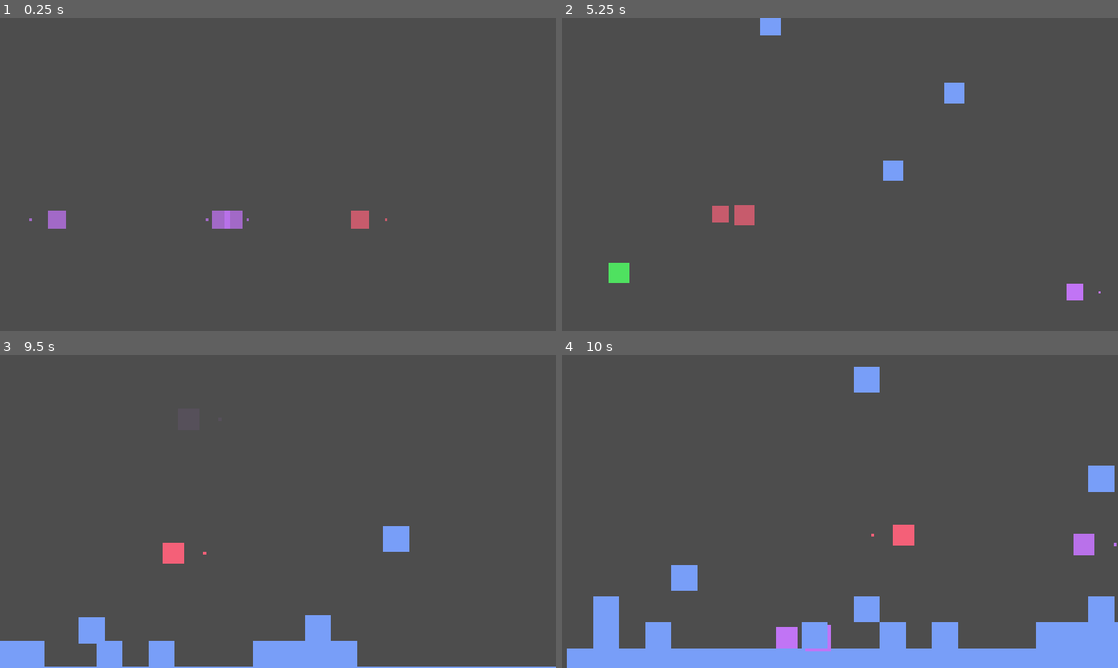
Above: before the commit, frames 1-4 (two rows, left to right).
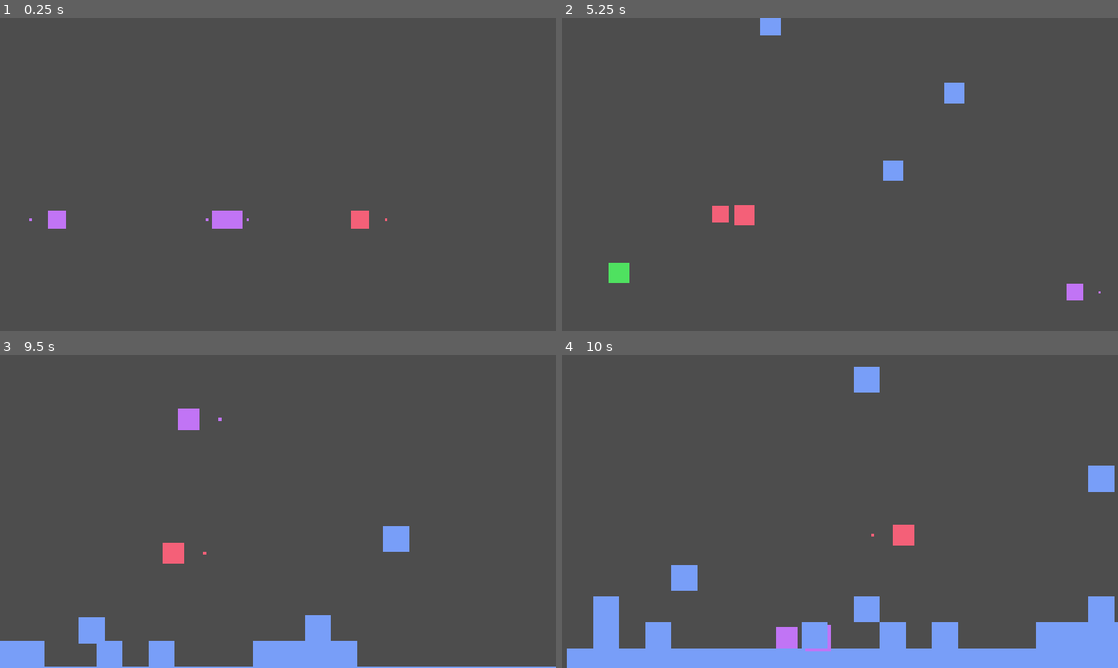
Above: after the commit, the same moments.

Repository: itsMapleLeaf/tfbg
Game: Godot game, scene res://game/game.tscn
Same seed, same stepped clock (60 frames per second), same inputs: the game is played once before the commit and once after it.
Inputs:
- Up to frame 1 (0.25 s): no input
- Up to frame 2 (5.25 s): hold X (grab) 0.53-1.28 s; hold Right (right) 0.53-2.03 s; tap Z (jump) at 0.77, 1.52, 3.02, 3.77, 4.52 s; tap X (grab) at 1.35, 2.85, 4.35 s; hold Left (left) 2.03-2.78 s; hold X (grab) 2.03-2.78 s; hold Right (right) 2.78-4.28 s; hold X (grab) 3.53-4.28 s; hold Left (left) 4.28-5.03 s; hold Right (right) from 5.03 s (still down); hold X (grab) from 5.03 s (still down)
- Up to frame 3 (9.5 s): release Right (right) at 5.78 s; release X (grab) at 5.78 s; hold Left (left) 5.78-7.28 s; tap X (grab) at 5.85, 7.35, 8.85 s; tap Z (jump) at 6.02, 6.77, 7.52, 9.02 s; hold X (grab) 6.53-7.28 s; hold Right (right) from 7.28 s (still down); hold X (grab) 8.03-8.78 s
- Up to frame 4 (10 s): release Right (right) at 9.53 s; hold Left (left) from 9.53 s (still down); hold X (grab) from 9.53 s (still down); tap Z (jump) at 9.77 s

The runs differ from the first frame. In frame 1, 0.7% of the frame differs, in the area x 5-70%, y 61-68%; in frame 2, 0.4%; in frame 3, 0.3%; in frame 4, 0.3%.

Commit message:
add temporary invulnerability period

Diff:
--- a/game/game.gd
+++ b/game/game.gd
@@ -49,9 +49,9 @@
 	player.respawn(spawn.global_position)
 
 func _kill_player(player: Player):
-	player.kill()
-	await get_tree().create_timer(2).timeout
-	_respawn_player(player)
+	if player.kill():
+		await get_tree().create_timer(2).timeout
+		_respawn_player(player)
 
 func _update_camera(player: Player):
 	camera.look_enabled = player.is_alive
--- a/player/player.gd
+++ b/player/player.gd
@@ -7,6 +7,7 @@
 const JUMP_SPEED := 800
 const TERMINAL_VELOCITY := 2000
 const GRAB_STIFFNESS := 12
+const MAX_INVULNERABLE_TIME := 1.0
 
 enum State { IDLE, GRABBING, DEAD }
 enum Direction { LEFT = -1, RIGHT = 1 }
@@ -19,29 +20,35 @@
 var jumps := 2
 var direction := Direction.RIGHT
 var state := State.IDLE
+var invulnerable_time := MAX_INVULNERABLE_TIME
 
 @onready var grabbed_block_origin := grabbed_block.position
 
 signal block_released(position: Vector2, direction: int)
 signal found_block
 
-var is_alive:
+var is_alive: bool:
 	get: return state != State.DEAD
 
-var grabbing:
+var grabbing: bool:
 	get: return state == State.GRABBING
 
 func _process(delta: float) -> void:
 	if is_alive:
-		modulate.a = lerp(modulate.a, 1.0, delta * 5)
-
-		movement = lerp(movement, target_movement, clamp(delta * 10, 0, 1))
+		movement = lerpf(movement, target_movement, clampf(delta * 10, 0, 1))
 
 		velocity.x = movement * PLAYER_SPEED
-		velocity.y += min(GRAVITY * delta, TERMINAL_VELOCITY)
+		velocity.y += minf(GRAVITY * delta, TERMINAL_VELOCITY)
 		move_and_slide()
+
+		invulnerable_time -= delta
+
+	if not is_alive:
+		modulate.a = 0
+	elif invulnerable_time > 0:
+		modulate.a = floori(invulnerable_time / 0.1) % 2
 	else:
-		modulate.a = 0
+		modulate.a = 1
 
 	grabbed_block.visible = grabbing
 	grab_dot.visible = !grabbing
@@ -92,12 +99,17 @@
 	velocity = Vector2(0, 0)
 	modulate.a = 0
 	movement = 0
+	invulnerable_time = 1
+
 	await get_tree().physics_frame # wait until positions and such are resolved before allowing grabbing
 	state = State.IDLE
 
-func kill():
+func kill() -> bool:
+	if invulnerable_time > 0: return false
+
 	state = State.DEAD
 	jumps = 0
+	return true
 
 func get_grabbable_block() -> Object:
 	if not is_alive: return null
